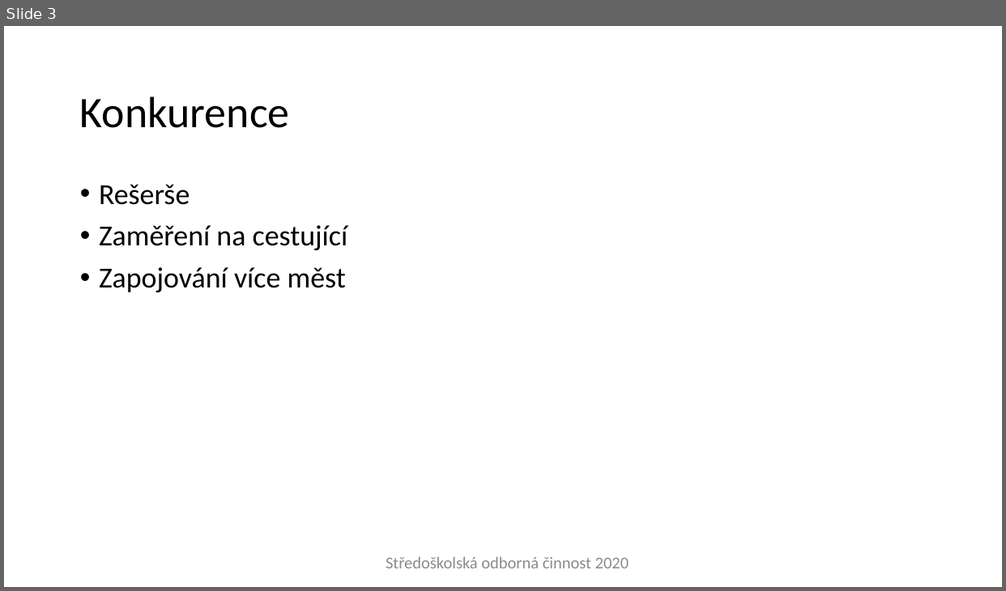
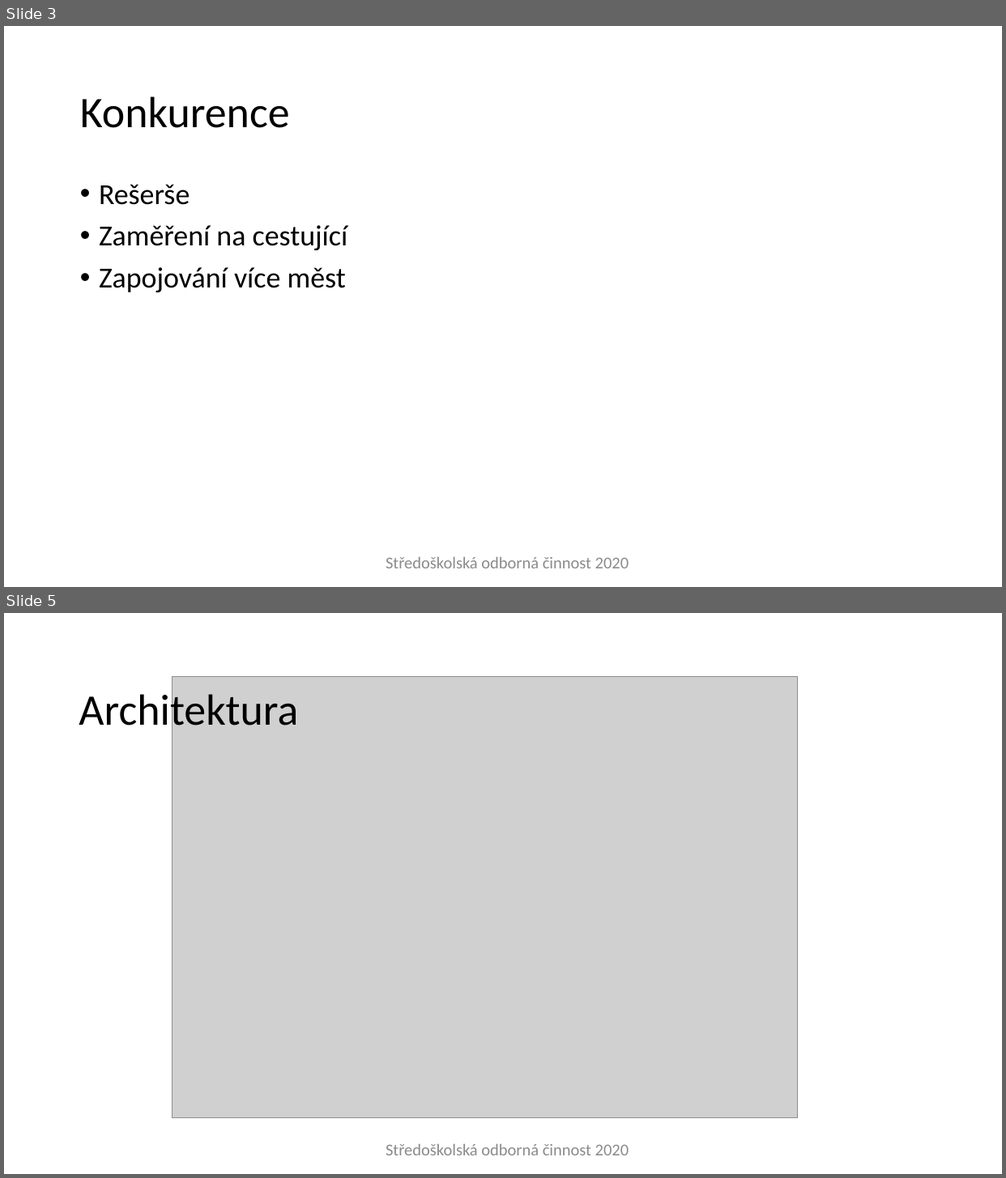
Before and after one commit to ProjectVHD/Dokumentace, a slide deck: Obhajoba.odp. Shown one above the other, each under a label of ours: slide 3 before the commit, slides 3 and 5 after it; the slides between them are not shown. The pictures are 1006x591 and 1006x1178 pixels, drawn with LibreOffice and Linux fonts; fonts in the diff are those of the drawing; grey boxes stand for pictures; background and template pictures are left out. Boxes give left, top, right and bottom in pixels: in the first picture for what was removed or moved away, otherwise in the second. Text is boxed around its words. In the diff, an @@ line names an element or a change of style, - is before the commit and + after.

```diff
--- a/Obhajoba.odp
+++ b/Obhajoba.odp
@@ slide 5 added at [4,613,1002,1174], background #FFFFFF @@
@@ picture added at [172,677,798,1118] @@
@@ title added at [79,688,298,735], 42 pt, text #000000 @@
+Architektura
@@ rectangle added at [377,1135,637,1165], outline #FFFFFF 0 pt, 16 pt, text #8B8B8B @@
+Středoškolská odborná činnost 2020
```
Also in this commit, not shown: 3 slides changed, 1 other slide added, 2 other files.
